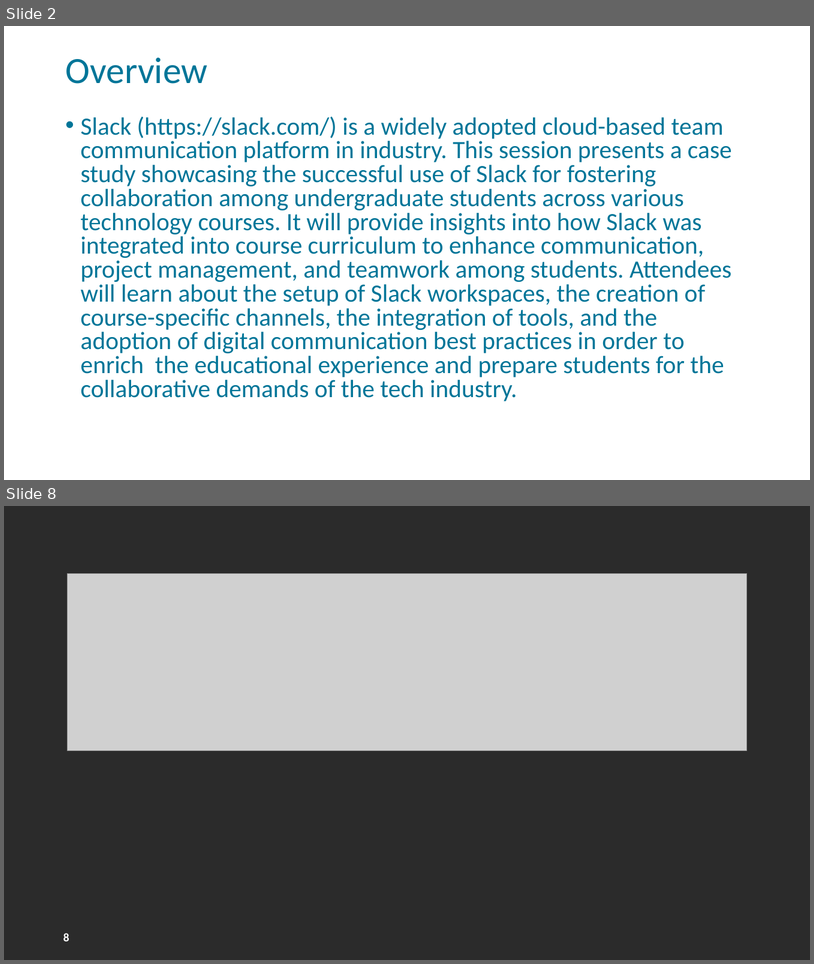
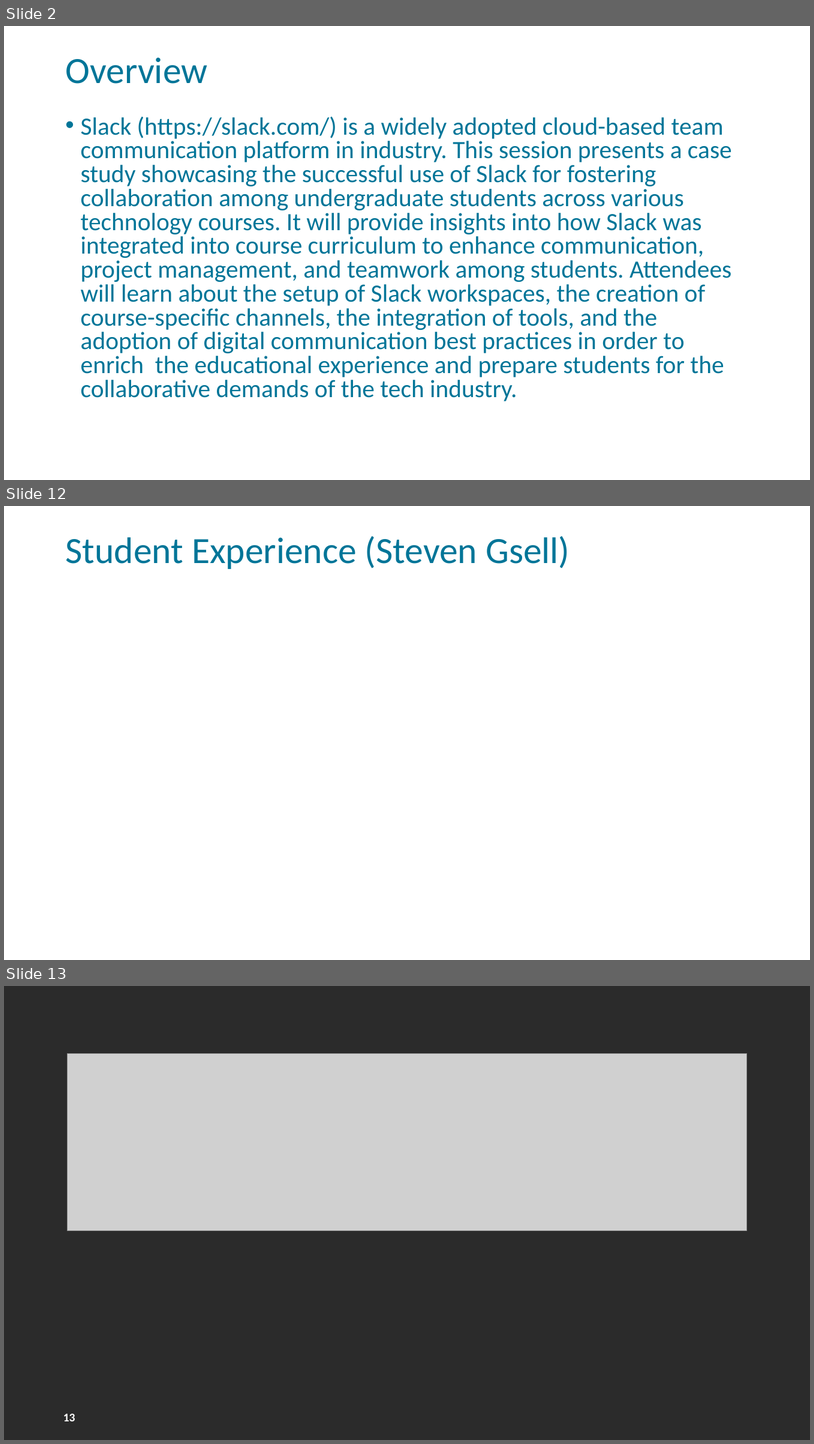
Before and after one commit to FSCJ-FacultyDev/HITEC2024, a slide deck: LeveragingSlackForStudentCollaboration.pptx. Shown one above the other, each under a label of ours: slides 2 and 8 before the commit, slides 2, 12 and 13 after it; the slides between them are not shown. The pictures are 814x964 and 814x1444 pixels, drawn with LibreOffice and Linux fonts; fonts in the diff are those of the drawing; grey boxes stand for pictures; background and template pictures are left out; a plain dark background stands for a picture behind light text. Boxes give left, top, right and bottom in pixels: in the first picture for what was removed or moved away, otherwise in the second. Text is boxed around its words. In the diff, an @@ line names an element or a change of style, - is before the commit and + after.

```diff
--- a/LeveragingSlackForStudentCollaboration.pptx
+++ b/LeveragingSlackForStudentCollaboration.pptx
@@ slide 12 added at bbox=[4, 506, 810, 960], background picture (left out); not listed: 1 template element that a slide beside it also shows @@
@@ title added at bbox=[65, 536, 570, 569], 44 pt, text #007598 @@
+Student Experience (Steven Gsell)
@@ what was slide 8 is now slide 13 @@
@@ page number at bbox=[63, 1413, 75, 1421]: text changed @@
-8
+13
```
Also in this commit, not shown: 6 slides changed, 4 other slides added.
